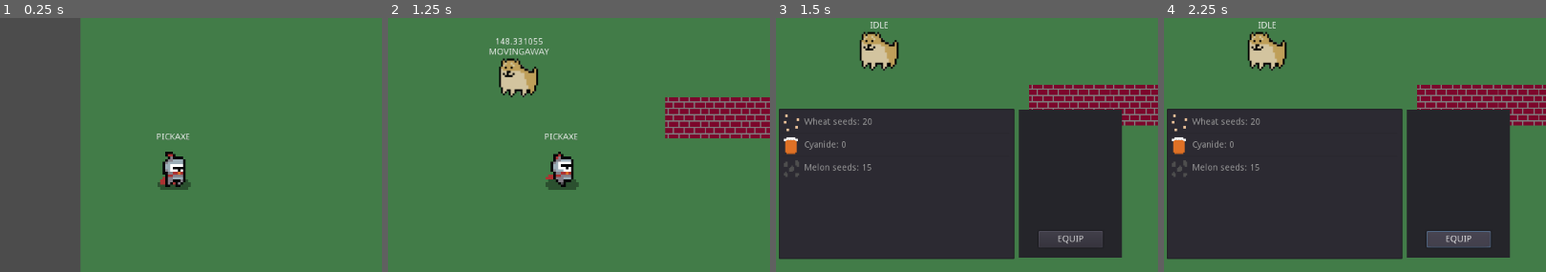
Above: before the commit, frames 1-4 (left to right).
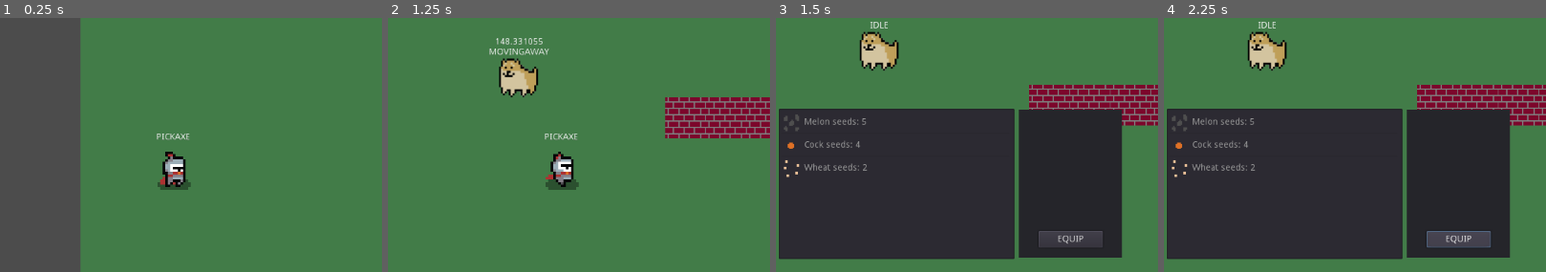
Above: after the commit, the same moments.

Repository: ranaxdev/BeatTheBoredomJam
Game: Godot game, scene res://Scenes/World.tscn
The game is run twice, just before and just after one commit, with the same random seed, the same clock (stepped at 60 frames per second) and the same inputs.
Inputs (mouse positions are % of the whole screen's width and height, from its top left):
- Up to frame 1 (0.25 s): no input
- Up to frame 2 (1.25 s): tap Enter (ui_accept) at 0.5, 0.77 s; move the mouse to (72, 45) at 0.52 s; hold D (move_right) from 0.53 s (still down); click (72, 45) at 0.6 s
- Up to frame 3 (1.5 s): move the mouse to (30, 55) at 1.27 s; release D (move_right) at 1.28 s; hold S (move_down) from 1.28 s (still down); tap E (toggle_inv) at 1.35 s
- Up to frame 4 (2.25 s): tap Enter (ui_accept) at 1.52 s; release S (move_down) at 2 s; click "EQUIP" at 2 s
The pictures show only the part of the screen within x 27-77%, y 20-70%; the shares and areas given below are measured in that part.

Frames 1-2 are identical in both runs. In frame 3, 1.0% of the frame differs, in the area x 2-25%, y 37-63%; in frame 4, 1.0%.

Commit message:
Items removable from inventory

Diff:
--- a/Scripts/Farming/Crop.gd
+++ b/Scripts/Farming/Crop.gd
@@ -4,7 +4,7 @@
 # Load crop textures
 var melonTexture:Texture = preload("res://Assets/crop/watermelon.png")
 var wheatTexture:Texture = preload("res://Assets/crop/wheat.png")
-
+var cockTexture:Texture = preload("res://Assets/crop/cock.png")
 # Dictionary of crops
 var CROPS = {
 	# WHEAT
@@ -19,6 +19,13 @@
 		"seed" : "MELON_SEED",
 		"texture" : melonTexture,
 		"growtime" : 10
+	}
+	,
+	# COCK
+	2 : {
+		"seed" : "COCK_SEED",
+		"texture" : cockTexture,
+		"growtime" : 50
 	}
 }
 
--- a/Scripts/Farming/Seed.gd
+++ b/Scripts/Farming/Seed.gd
@@ -11,7 +11,7 @@
 var seedType:int = 1;
 var seedSelected:bool = true;  # A seed is equipped, leave true for now
 var plantedCrops = Array() # List of unharvest, planted crops
-var seed_types = ["WHEAT_SEED","MELON_SEED"]
+var seed_types = ["WHEAT_SEED","MELON_SEED","COCK_SEED"]
 
 #***CREATE EVENT***
 func _ready():
--- a/Scripts/Inventory/Equip.gd
+++ b/Scripts/Inventory/Equip.gd
@@ -13,3 +13,10 @@
 # Set text for the equipped item
 func set_label_text(text:String)->void:
 	equippedText.set_text(text)
+
+# Update all children
+func update_children() -> void:
+	selected.set_texture(null)
+	equippedText.set_text("")
+	selected.update()
+	equippedText.update()
--- a/Scripts/Inventory/Inventory.gd
+++ b/Scripts/Inventory/Inventory.gd
@@ -34,6 +34,10 @@
 		equip.set_selected_texture(itemdb.get_texture(itemdb.get_equipped()))
 		equip.set_label_text(itemdb.get_formal_name(itemdb.get_equipped()))
 
+	# Update equip display
+	if(!itemdb.is_equipped()):
+		equip.update_children()
+
 	# Pause rest of the game
 	if(itemlist.visible):
 		get_tree().paused=true
--- a/Scripts/Inventory/ItemDB.gd
+++ b/Scripts/Inventory/ItemDB.gd
@@ -11,6 +11,7 @@
 var wheat_texture:Texture = preload("res://Assets/inv_icons/wheat_seed.png")
 var melon_texture:Texture = preload("res://Assets/inv_icons/melon_seed.png")
 var cyanide_texture:Texture = preload("res://Assets/inv_icons/cyanide.png")
+var cock_texture:Texture = preload("res://Assets/inv_icons/cock_seed.png")
 
 var equipped = null
 
@@ -18,16 +19,23 @@
 var ITEMS = {
 	# Wheat seeds
 	"WHEAT_SEED" : {
-		"amount" : 20,
+		"amount" : 3,
 		"formal" : "Wheat seeds",
 		"texture" : wheat_texture
 	}
 	,
 	# Melon seeds
 	"MELON_SEED" : {
-		"amount" : 15,
+		"amount" : 0,
 		"formal" : "Melon seeds",
 		"texture" : melon_texture
+	}
+	,
+	# Cock seeds
+	"COCK_SEED" : {
+		"amount" : 0,
+		"formal" : "Cock seeds",
+		"texture" : cock_texture
 	}
 	,
 	# Cyanide pills (temp)
@@ -80,6 +88,10 @@
 func get_equipped() -> String:
 	return equipped
 
+# Unequip anything already equipped
+func unequip() -> void:
+	equipped=null
+
 # Get texture
 func get_texture(item_name:String) -> Texture:
 	return ITEMS.get(item_name).get("texture")
--- a/Scripts/Inventory/ItemList.gd
+++ b/Scripts/Inventory/ItemList.gd
@@ -4,24 +4,63 @@
 onready var equipButton = get_node("../Equip/Button")
 
 func _ready():
+	add_to_inv(1,"MELON_SEED")
+	add_to_inv(1,"MELON_SEED")
+	add_to_inv(1,"MELON_SEED")
+	add_to_inv(1,"MELON_SEED")
+	add_to_inv(1,"MELON_SEED")
 
-	# Add items (dynamic adding later)
-	add_item("Wheat Seeds: "+str(ITEMS.get_amount("WHEAT_SEED")),ITEMS.get_texture("WHEAT_SEED"))
-	set_item_metadata(0, "WHEAT_SEED")
-	add_item("Cyanide: "+str(ITEMS.get_amount("CYANIDE")),ITEMS.get_texture("CYANIDE"))
-	set_item_metadata(1, "CYANIDE")
-	add_item("Melon Seeds"+str(ITEMS.get_amount("MELON_SEED")),ITEMS.get_texture("MELON_SEED"))
-	set_item_metadata(2,"MELON_SEED")
+	add_to_inv(1,"COCK_SEED")
+	add_to_inv(1,"COCK_SEED")
+	add_to_inv(1,"COCK_SEED")
+	add_to_inv(1,"COCK_SEED")
 
 
+	add_to_inv(1, "WHEAT_SEED")
+	add_to_inv(1, "WHEAT_SEED")
+
+func add_to_inv(amount:int, item_name:String):
+	if(!exists_in_inv(item_name)):
+		add_item(ITEMS.get_formal_name(item_name)+": "+str(ITEMS.get_amount(item_name)),ITEMS.get_texture(item_name))
+		ITEMS.set_amount(item_name,amount) # Update amount
+		set_item_metadata(get_item_count()-1,item_name)
+
+	else:
+		ITEMS.set_amount(item_name,ITEMS.get_amount(item_name)+amount)
+
+# *** UPDATE EVENT ***
 func _process(delta):
 	if(self.is_anything_selected() and equipButton.pressed):
 		ITEMS.set_equipped(get_item_metadata(get_selected_items()[0]))
 
 	# Update items
 	_update_item_amounts()
+	_remove_empty_items()
+
 
 # Update item amounts (by adjusting name)
 func _update_item_amounts() -> void:
 	for i in range(get_item_count()):
-		set_item_text(i, ITEMS.get_formal_name(get_item_metadata(i))+": "+str(ITEMS.get_amount(get_item_metadata(i))))
+		if(get_item_metadata(i)!=null):
+			set_item_text(i, ITEMS.get_formal_name(get_item_metadata(i))+": "+str(ITEMS.get_amount(get_item_metadata(i))))
+
+
+# Remove items after running out
+func _remove_empty_items() -> void:
+	for i in range(get_item_count()):
+		if(get_item_metadata(i)!=null):
+			if(ITEMS.get_amount(get_item_metadata(i)) <=0):
+				# Unequip it if it's equipped
+				if(ITEMS.is_this_equipped(get_item_metadata(i))):
+					ITEMS.unequip()
+				# Remove the item from inventory
+				remove_item(i)
+
+# *** GETTERS ***
+
+# Return true if item exists in inv
+func exists_in_inv(item_name:String) -> bool:
+	for i in range(get_item_count()):
+		if(get_item_metadata(i)==item_name):
+			return true
+	return false
Binary file added: Assets/crop/cock.png
Not shown, added: Assets/crop/cock.png.import
Binary file added: Assets/inv_icons/cock_seed.png
Not shown, added: Assets/inv_icons/cock_seed.png.import
